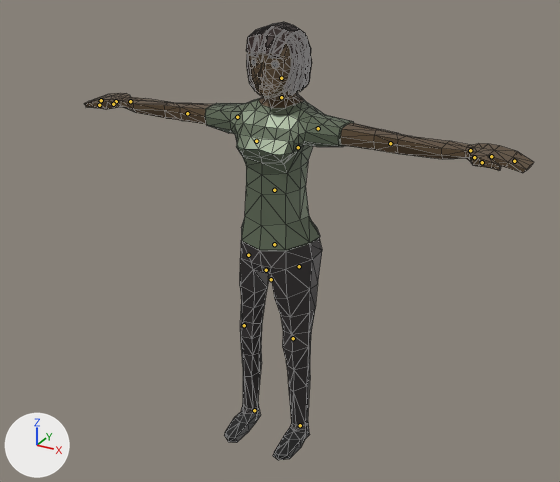
The glTF model art/3d/owner.glb, before and after one commit.
Both versions are drawn from a camera (50 mm lens) standing at (3.71, -6.65, 5.72) and looking at (0.23, -0.32, 2.55). Arrows for +X, +Y and +Z are at lower left; the lights stay in place. The picture after the commit comes second. The bones that change, and the others that lie on the model, are drawn over the model as lines. Mesh edges are drawn as thin lines.

Objects in the first picture: 'Female'.
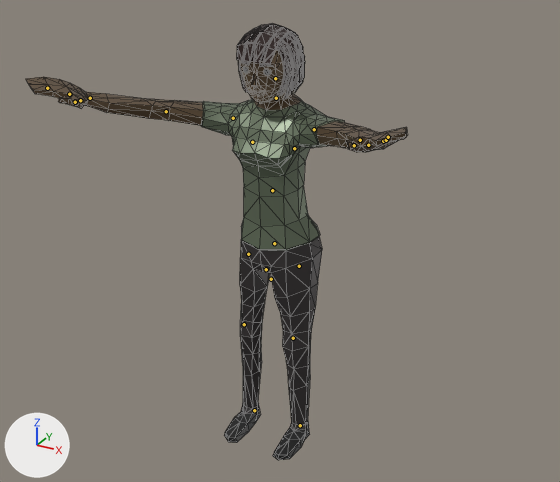
The newer file adds an action. The first version stands in its rest pose; the second is drawn at frame 11 of the action 'Welcome'.

Diff of the bpy script that builds the scene:
```diff
--- a/art/3d/owner.glb.py
+++ b/art/3d/owner.glb.py
@@ bone_abdomen @@
 bone_abdomen = bpy.data.objects['HumanArmature'].pose.bones['Abdomen']  # child of 'Hips'
-bone_abdomen.rotation_quaternion = (1.0, 0.0, 0.0, 0.0)  # degrees (0, 0, 0)
+bone_abdomen.rotation_quaternion = (0.999, 0.035, 0.0, 0.0)  # degrees (4, 0, 0)
@@ bone_head @@
 bone_head = bpy.data.objects['HumanArmature'].pose.bones['Head']  # child of 'Neck'
-bone_head.rotation_quaternion = (1.0, 0.0, 0.0, 0.0)  # degrees (0, 0, 0)
+bone_head.rotation_quaternion = (0.999, 0.052, 0.0, 0.0)  # degrees (6, 0, 0)
@@ bone_upperarm_l @@
 bone_upperarm_l = bpy.data.objects['HumanArmature'].pose.bones['UpperArm.L']  # child of 'Shoulder.L'
-bone_upperarm_l.rotation_quaternion = (1.0, 0.0, 0.0, 0.0)  # degrees (0, 0, 0)
+bone_upperarm_l.rotation_quaternion = (0.951, 0.092, 0.0, -0.296)  # degrees (10, 3, -34)
@@ bone_lowerarm_l @@
 bone_lowerarm_l = bpy.data.objects['HumanArmature'].pose.bones['LowerArm.L']  # child of 'UpperArm.L'
-bone_lowerarm_l.rotation_quaternion = (1.0, 0.0, 0.0, 0.0)  # degrees (0, 0, 0)
+bone_lowerarm_l.rotation_quaternion = (0.989, 0.035, 0.0, -0.145)  # degrees (4, 1, -17)
@@ bone_palm_l @@
 bone_palm_l = bpy.data.objects['HumanArmature'].pose.bones['Palm.L']  # child of 'LowerArm.L'
-bone_palm_l.rotation_quaternion = (1.0, 0.0, 0.0, 0.0)  # degrees (0, 0, 0)
+bone_palm_l.rotation_quaternion = (0.987, 0.141, 0.0, -0.08)  # degrees (16, 1, -9)
@@ bone_upperarm_r @@
 bone_upperarm_r = bpy.data.objects['HumanArmature'].pose.bones['UpperArm.R']  # child of 'Shoulder.R'
-bone_upperarm_r.rotation_quaternion = (1.0, 0.0, 0.0, 0.0)  # degrees (0, 0, 0)
+bone_upperarm_r.rotation_quaternion = (0.948, 0.095, 0.0, 0.304)  # degrees (10, -3, 35)
@@ bone_lowerarm_r @@
 bone_lowerarm_r = bpy.data.objects['HumanArmature'].pose.bones['LowerArm.R']  # child of 'UpperArm.R'
-bone_lowerarm_r.rotation_quaternion = (1.0, 0.0, 0.0, 0.0)  # degrees (0, 0, 0)
+bone_lowerarm_r.rotation_quaternion = (0.99, 0.031, 0.0, 0.136)  # degrees (4, 0, 16)
@@ bone_palm_r @@
 bone_palm_r = bpy.data.objects['HumanArmature'].pose.bones['Palm.R']  # child of 'LowerArm.R'
-bone_palm_r.rotation_quaternion = (1.0, 0.0, 0.0, 0.0)  # degrees (0, 0, 0)
+bone_palm_r.rotation_quaternion = (0.987, 0.137, 0.0, 0.08)  # degrees (16, -1, 9)
```

Pixel boxes (x1, y1, x2, y2) of what changed, in the pictures (560 x 482 px):
'Female', posed (15% narrower)
    before: (84, 22, 534, 460)
    after: (26, 23, 408, 460)
bone 'Abdomen', root to tip
    before: (274, 244) to (274, 244)
    after: (274, 243) to (274, 243)
bone 'Head', root to tip
    before: (281, 78) to (281, 77)
    after: (275, 78) to (275, 78)
bone 'UpperArm.L', root to tip
    before: (318, 128) to (319, 128)
    after: (314, 129) to (314, 130)
bone 'LowerArm.L', root to tip
    before: (390, 143) to (391, 143)
    after: (360, 140) to (360, 140)
bone 'Palm.L', root to tip
    before: (470, 150) to (471, 150)
    after: (383, 141) to (383, 141)
bone 'UpperArm.R', root to tip
    before: (237, 117) to (237, 117)
    after: (233, 118) to (232, 118)
bone 'LowerArm.R', root to tip
    before: (187, 113) to (186, 113)
    after: (166, 111) to (165, 111)
bone 'Palm.R', root to tip
    before: (130, 101) to (129, 101)
    after: (90, 98) to (89, 98)
